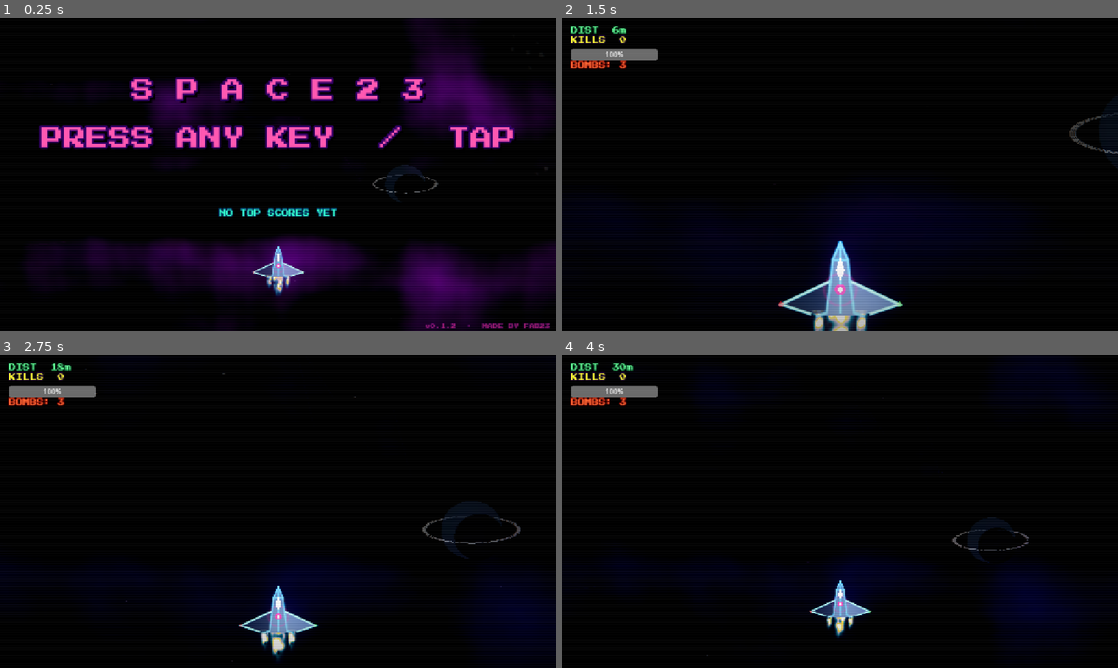
Above: before the commit, frames 1-4 (two rows, left to right).
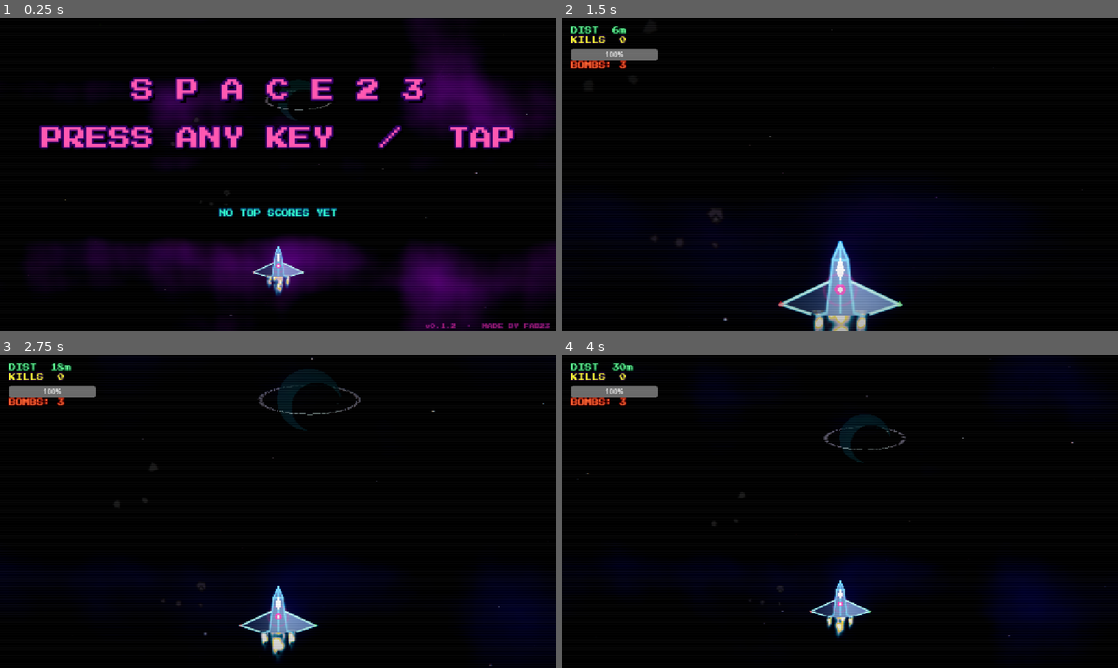
Above: after the commit, the same moments.

Repository: fabriziosalmi/space23
Game: Godot game, scene res://Main.tscn
Two runs of this game, one before a commit and one after it. Both use one fixed random seed, a clock stepped at 60 frames per second and the inputs below. Sound files missing from this copy of the repository are replaced by a short silence.
Inputs (mouse positions are in pixels of both pictures, inside the frame that each line leads up to):
- Up to frame 1 (0.25 s): no input
- Up to frame 2 (1.5 s): tap Enter (ui_accept) at 0.5, 0.77 s; move the mouse to (962, 158) at 0.52 s; hold D (move_right) 0.53-1.28 s; tap X (bomb) at 0.6 s; click (962, 158) at 0.67 s; move the mouse to (728, 190) at 1.27 s; hold S (move_down) from 1.28 s (still down); tap Shift (dash) at 1.35 s
- Up to frame 3 (2.75 s): tap Enter (ui_accept) at 1.52 s; move the mouse to (333, 442) at 2.02 s; release S (move_down) at 2.03 s; hold D (move_right) from 2.03 s (still down); hold Space (fire) from 2.03 s (still down)
- Up to frame 4 (4 s): move the mouse to (812, 574) at 2.77 s; release D (move_right) at 2.78 s; release Space (fire) at 2.78 s; hold W (move_up) 2.78-3.53 s; tap P at 2.85 s; click (812, 574) at 2.92 s; tap Enter (ui_accept) at 3.02, 3.77 s; move the mouse to (1006, 558) at 3.52 s; hold A (move_left) from 3.53 s (still down); tap X (bomb) at 3.6 s

The runs differ from the first frame. In frame 1, 0.4% of the frame differs, in the area x 11-95%, y 23-96%; in frame 2, 0.3%; in frame 3, 1.2%, in the area x 15-98%, y 0-100%; in frame 4, 0.8%.

Commit message:
fix(visual): shake reduction + procedural-shader starfield
User feedback:
- Camera shake at peak was motion-sickness territory
- Procedural-array stars never quite "felt right"; user suggested a
  procedural-loop pattern with twinkling colored stars

Fixes:

1. CAMERA_SHAKE_MAX 80 → 45. The trauma model with full saturation
   was offsetting the camera ±80px on bass/explosion peaks; uncomfortable
   for sustained play. All add_shake call values self-clamp under the
   new max, so existing kill/bomb/death intensities still feel punchy
   but not nauseating.

2. Procedural starfield in nebula.gdshader, two layers:
     mid: density 90 cells/UV, ~1.5% star coverage, twinkle 3.5 Hz
     near: density 50, ~0.8% coverage, twinkle 5 Hz, brighter
   - Scrolls in loop via UV.y offset modulo (no spawn/cull, no per-frame
     CPU allocation, no alignment artifacts).
   - Twinkles per-star (phase = hash · 31.4) with sin(time · twinkle_hz).
   - Per-star color: 55% white-warm, 23% pale blue, 15% pale yellow,
     7% pink — much more "real starfield" than uniform white dots.
   - mid layer modulated by audio_mid (×1+), near by audio_high (×1+).
   The CPU-side procedural arrays get a heavy haircut: layer_mid 50 → 8
   (only fast streaks for foreground "speed feel"), layer_near 18 → 6
   (also fast streaks). One constellation kept for variety.

Performance:
   Net per-frame work: 24 procedural draw_rects → 2 starfield_layer()
   calls in fragment shader (GPU). Massively cheaper, plus the loop
   feels seamless instead of "things spawning above and falling".

Co-Authored-By: Claude Opus 4.7 (1M context) <noreply@anthropic.com>

Diff:
--- a/BackgroundRenderer.gd
+++ b/BackgroundRenderer.gd
@@ -218,39 +218,36 @@
 			"pulse_speed": randf_range(0.5, 1.0)
 		})
 
-	# 2. LAYER MID — densità rialzata a 50 (era 18: troppo poche, sembrava
-	# non scrollasse). Velocità BUMP 25..70 (era 10..50): a effective_speed
-	# bassa garantisce comunque motion visibile pixel-scale. Brightness sotto
-	# soglia bloom = molte ma sottili.
-	for i in range(50):
+	# 2-3. LAYER MID + NEAR — drasticamente ridotti perché ora il nebula
+	# shader fa lo starfield principale (loop perfetto + twinkle + colori).
+	# Qui restano pochi tocchi di "vicino" (streak veloci che danno senso di
+	# velocità in foreground) + una costellazione cosmetica.
+	for i in range(8):
 		layer_mid.append({
 			"pos": Vector2(randf_range(-200, screen_size.x + 200), randf() * screen_size.y),
-			"speed": randf_range(25.0, 70.0),
-			"brightness": randf_range(0.06, 0.22)
+			"speed": randf_range(40.0, 90.0),
+			"brightness": randf_range(0.20, 0.40)
 		})
 
-	# 3. LAYER NEAR — 2 costellazioni + 18 fast stars (erano 1+6 troppo poche).
-	# Speed 70..150 = streak visibili, danno il senso "stiamo viaggiando".
-	for i in range(2):
-		var num_stars = randi() % 4 + 3
-		var c_pos = Vector2(randf_range(-200, screen_size.x + 200), randf() * screen_size.y)
-		var speed = randf_range(2.0, 8.0)
-		var stars = []
-		for s in range(num_stars):
-			stars.append(Vector2(randf_range(-200, 200), randf_range(-200, 200)))
-		layer_near.append({
-			"type": "constellation",
-			"pos": c_pos,
-			"speed": speed,
-			"stars": stars,
-			"brightness": randf_range(0.35, 0.6)
-		})
-	for i in range(18):
+	var num_stars = randi() % 4 + 3
+	var c_pos = Vector2(randf_range(-200, screen_size.x + 200), randf() * screen_size.y)
+	var speed = randf_range(2.0, 8.0)
+	var stars = []
+	for s in range(num_stars):
+		stars.append(Vector2(randf_range(-200, 200), randf_range(-200, 200)))
+	layer_near.append({
+		"type": "constellation",
+		"pos": c_pos,
+		"speed": speed,
+		"stars": stars,
+		"brightness": randf_range(0.35, 0.6)
+	})
+	for i in range(6):
 		layer_near.append({
 			"type": "star",
 			"pos": Vector2(randf_range(-200, screen_size.x + 200), randf() * screen_size.y),
-			"speed": randf_range(70.0, 150.0),
-			"brightness": randf_range(0.25, 0.55)
+			"speed": randf_range(120.0, 220.0),
+			"brightness": randf_range(0.40, 0.75)
 		})
 
 	# 4. LAYER TOP (Planets, Asteroids, Comets)
--- a/Main.gd
+++ b/Main.gd
@@ -44,7 +44,7 @@
 # Player HP / Camera
 const PLAYER_HP_MAX: float = 100.0
 const PLAYER_HEAL: float = 40.0
-const CAMERA_SHAKE_MAX: float = 80.0
+const CAMERA_SHAKE_MAX: float = 45.0  # ridotto da 80: a peak ±80px era motion-sick territory
 const INTRO_ZOOM: float = 4.0
 const GAMEOVER_ZOOM: float = 2.5
 
--- a/shaders/nebula.gdshader
+++ b/shaders/nebula.gdshader
@@ -50,6 +50,42 @@
 	return fract(p.x * p.y);
 }
 
+// Procedural starfield: layer di stelle su griglia, scrolla verticalmente in
+// modo perfettamente loopabile (modulo nelle UV), twinkla con sin sul time
+// usando una phase per-stella, ogni stella ha una tinta leggera variata.
+//
+// Args:
+//   uv          : UV già "scrollate" dal caller
+//   density     : celle/UV (più alto = più piccole + più dense)
+//   appear_thr  : soglia hash sopra cui la cella ha una stella (es 0.985 = ~1.5%)
+//   core_radius : dimensione "punto" stella nella cella
+//   twinkle_hz  : frequenza twinkle in cicli/sec
+vec3 starfield_layer(vec2 uv, float density, float appear_thr, float core_radius, float twinkle_hz) {
+	vec2 cell = floor(uv * density);
+	float h = hash21(cell);
+	if (h < appear_thr) return vec3(0.0);
+
+	vec2 cell_uv = fract(uv * density);
+	vec2 jitter = vec2(hash21(cell + 1.7), hash21(cell + 7.3)) * 0.7 + 0.15;
+	float d = length(cell_uv - jitter);
+	float core = smoothstep(core_radius, 0.0, d);
+	if (core <= 0.0) return vec3(0.0);
+
+	// Twinkle per-stella (phase = h * 6.28). 0.45-1.0 amp così non spengono mai.
+	float phase = h * 31.4;
+	float twinkle = 0.45 + 0.55 * (0.5 + 0.5 * sin(scroll_time * twinkle_hz + phase));
+
+	// Tinta variata per stella: white / pale-blue / pale-yellow / pale-pink
+	float color_seed = hash21(cell + 13.7);
+	vec3 tint;
+	if      (color_seed < 0.55) tint = vec3(1.00, 0.98, 0.95);  // white-warm (most common)
+	else if (color_seed < 0.78) tint = vec3(0.85, 0.92, 1.00);  // pale blue
+	else if (color_seed < 0.93) tint = vec3(1.00, 0.95, 0.78);  // pale yellow
+	else                         tint = vec3(1.00, 0.82, 0.95); // pink
+
+	return tint * core * twinkle;
+}
+
 void fragment() {
 	vec2 uv = UV;
 	uv.y += scroll_time * 0.05;
@@ -95,5 +131,18 @@
 	// del rumore, riconoscibile come "highs" indipendente dal palette.
 	color += vec3(0.95, 0.5, 1.0) * audio_high * smoothstep(0.65, 0.9, n2) * 0.7;
 
+	// --- STARFIELD — 2 layer procedurali in loop, twinkle per-stella ---
+	// Sostituisce gran parte delle procedural draw lato CPU: stelle generate
+	// su griglia, scroll vertical via UV, twinkle via sin(time + phase),
+	// colori variati per stella (white/blue/yellow/pink). GPU-cheap, loop
+	// naturale (modulo UV), no spawn/cull, no allineamenti spuri.
+	vec2 star_uv1 = UV;
+	star_uv1.y += scroll_time * 0.04;
+	color += starfield_layer(star_uv1, 90.0, 0.985, 0.05, 3.5) * (0.7 + audio_mid * 0.4);
+
+	vec2 star_uv2 = UV;
+	star_uv2.y += scroll_time * 0.10;
+	color += starfield_layer(star_uv2, 50.0, 0.992, 0.08, 5.0) * 1.2 * (0.8 + audio_high * 0.5);
+
 	COLOR = vec4(color, 1.0);
 }
